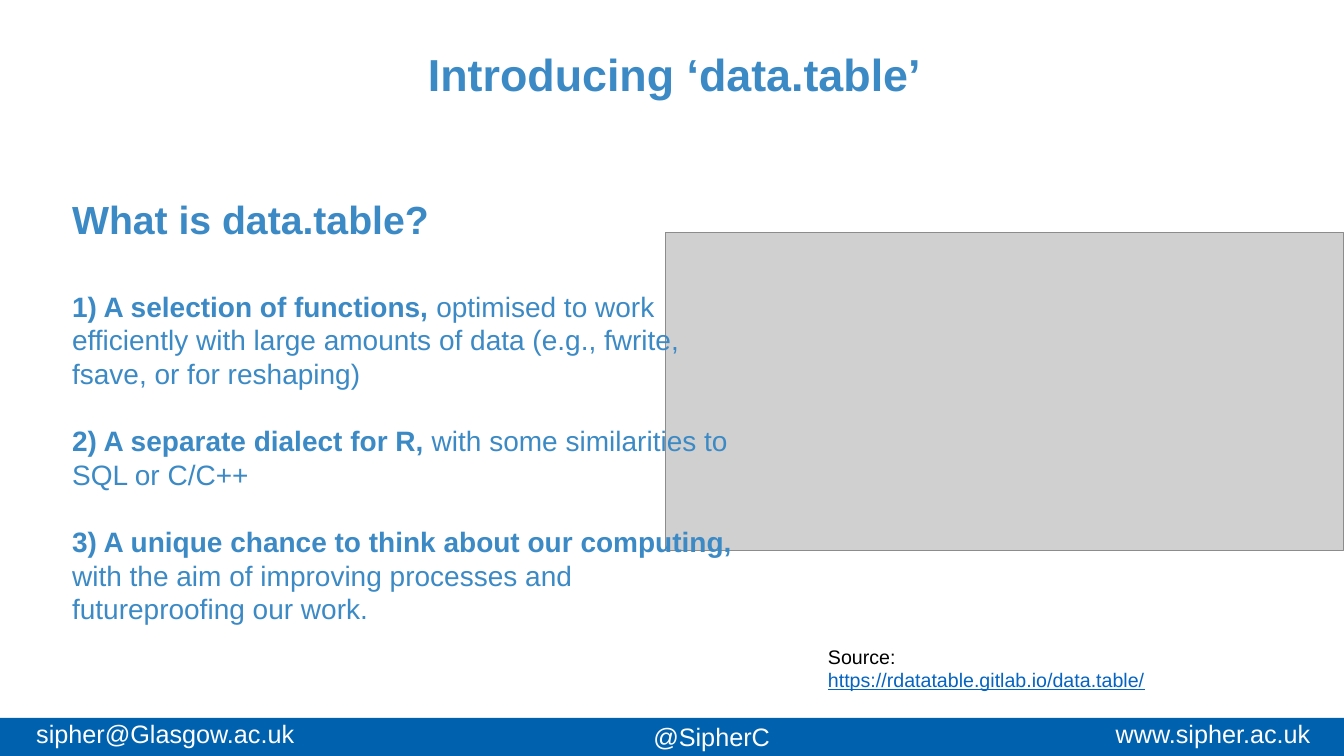
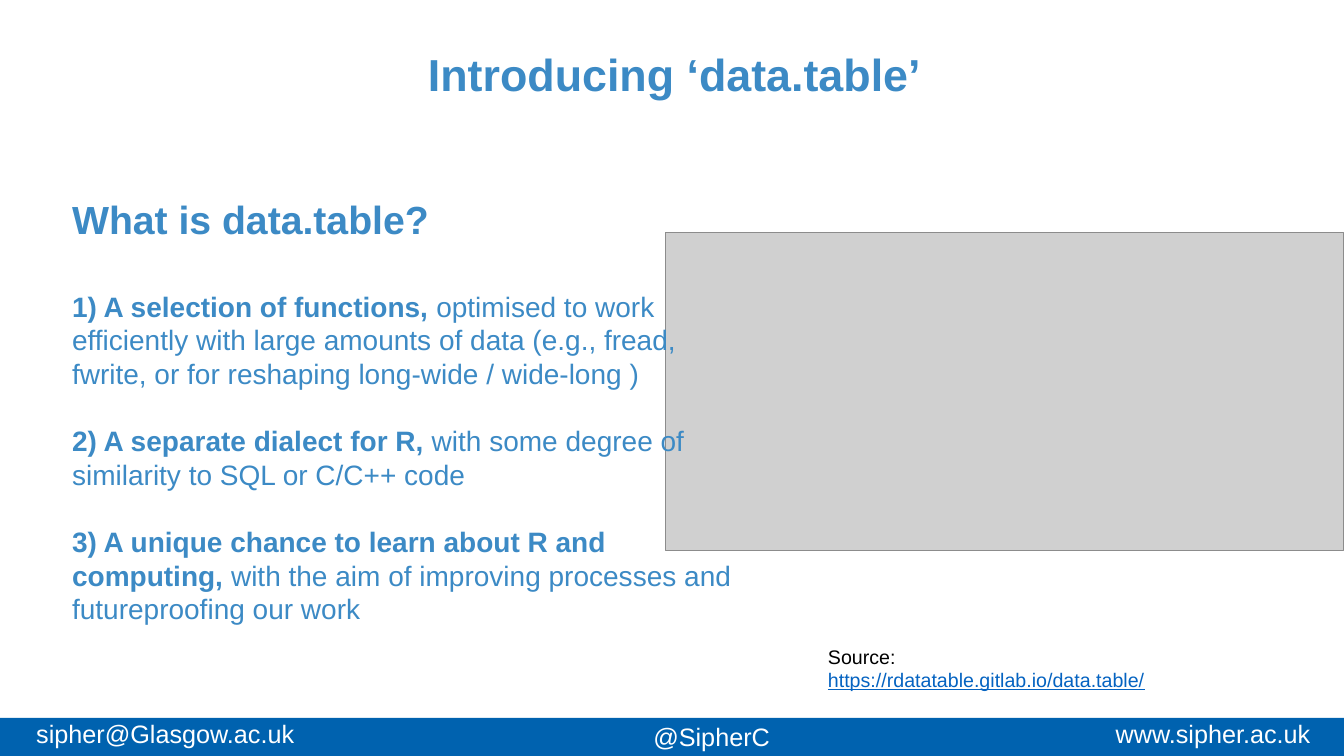
Before and after one commit to AndreasxHoehn/2024_RDS_DT, a slide deck: slide 9 of Slides/slides.pptx. Drawn at 1344x756 pixels with LibreOffice and Linux fonts; fonts in the diff are those of the drawing; grey boxes stand for pictures; background and template pictures are left out. Boxes give left, top, right and bottom in pixels: in the first picture for what was removed or moved away, otherwise in the second. Text is boxed around its words. In the diff, an @@ line names an element or a change of style, - is before the commit and + after.

Commit message:
last fixes
updated slides and code files, mainly typos

```diff
--- a/Slides/slides.pptx
+++ b/Slides/slides.pptx
@@ text at bbox=[72, 296, 731, 624]: text changed @@
-1) A selection of functions, optimised to work efficiently with large amounts of data (e.g., fwrite, fsave, or for reshaping)
-2) A separate dialect for R, with some similarities to SQL or C/C++
-3) A unique chance to think about our computing, with the aim of improving processes and futureproofing our work.
+1) A selection of functions, optimised to work efficiently with large amounts of data (e.g., fread, fwrite, or for reshaping long-wide / wide-long )
+2) A separate dialect for R, with some degree of similarity to SQL or C/C++ code
+3) A unique chance to learn about R and computing, with the aim of improving processes and futureproofing our work
```
Also in this commit, not shown: 7 other slides changed, 4 other files.
